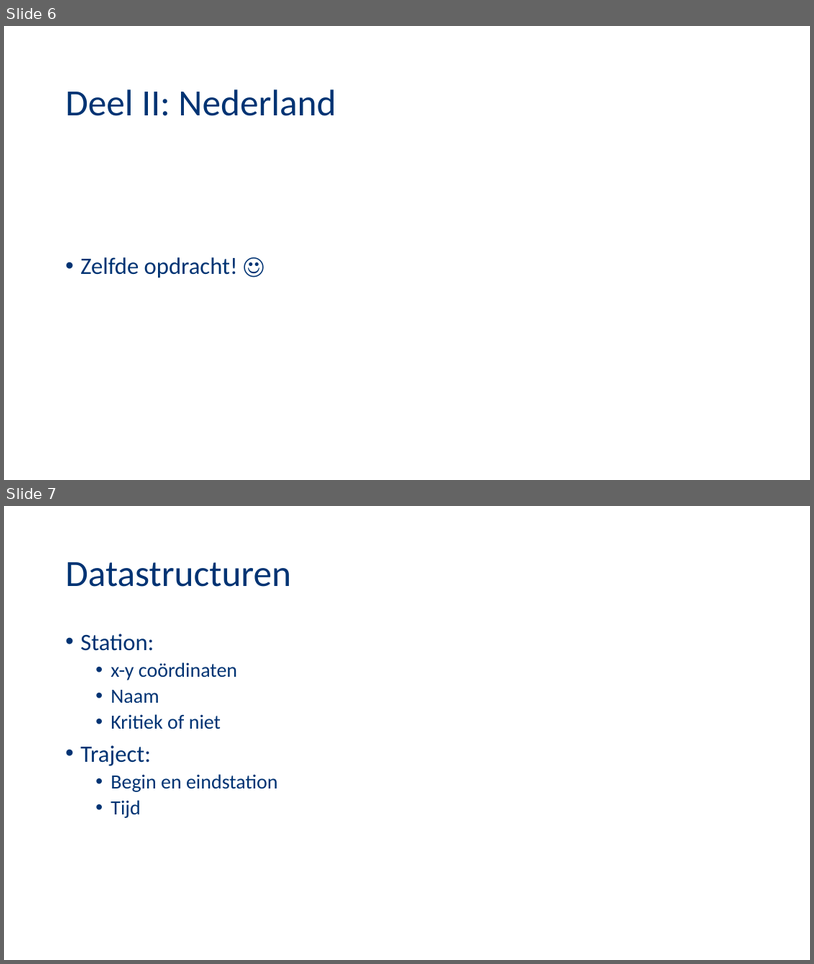
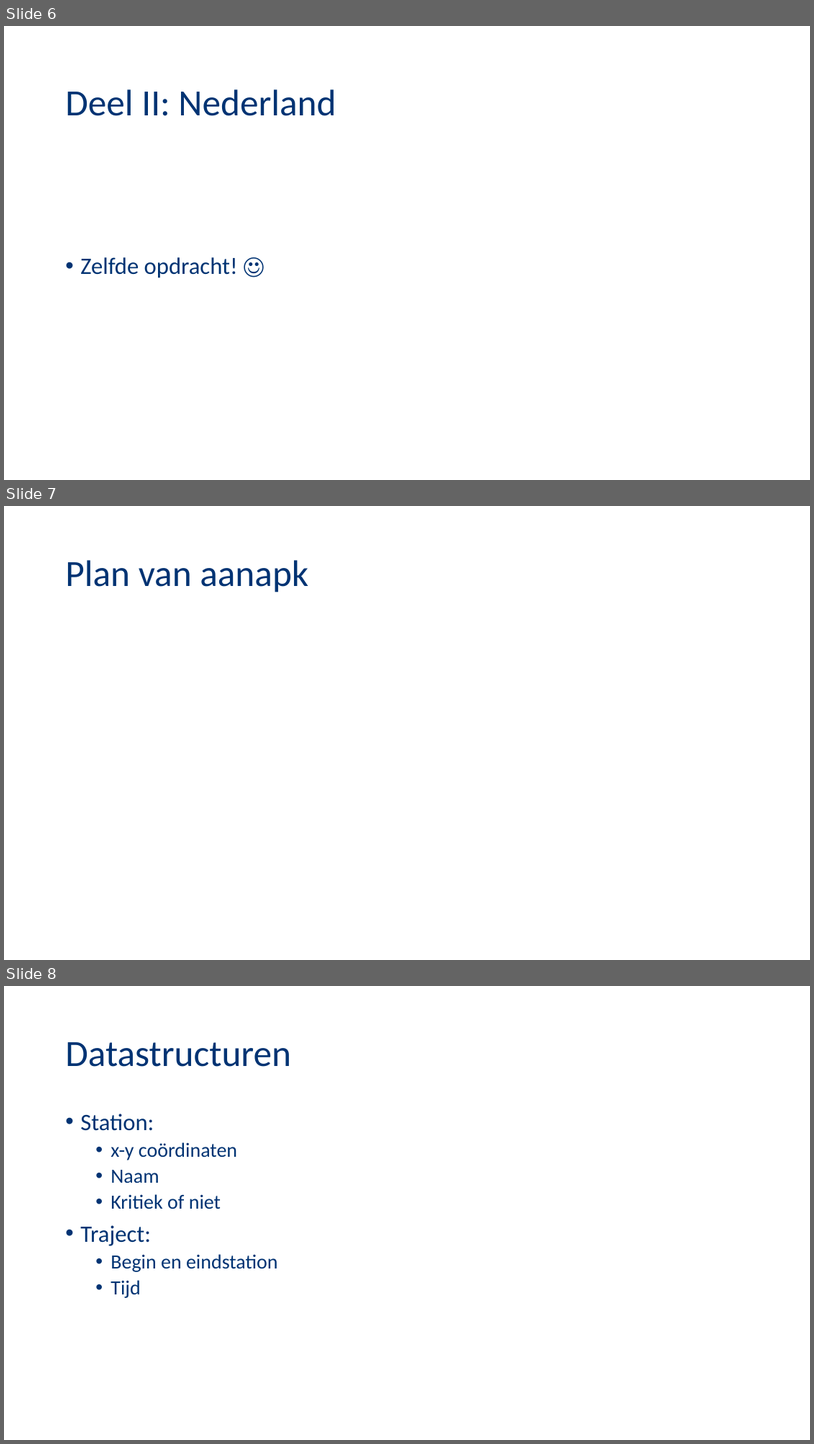
Before and after one commit to NegativeNancy/Team_Arjan, a slide deck: Presentaties/Presentatie1.pptx. Shown one above the other, each under a label of ours: slides 6 and 7 before the commit, slides 6, 7 and 8 after it. The pictures are 814x964 and 814x1444 pixels, drawn with LibreOffice and Linux fonts; fonts in the diff are those of the drawing; background and template pictures are left out. Boxes give left, top, right and bottom in pixels: in the first picture for what was removed or moved away, otherwise in the second. Text is boxed around its words. In the diff, an @@ line names an element or a change of style, - is before the commit and + after.

```diff
--- a/Presentaties/Presentatie1.pptx
+++ b/Presentaties/Presentatie1.pptx
@@ slide 7 added at box(4, 506, 810, 960), background picture (left out) @@
@@ title added at box(65, 560, 309, 592), 44 pt, text #003373 @@
+Plan van aanapk
@@ what was slide 7 is now slide 8 @@
```
Also in this commit, not shown: 2 slides changed.
